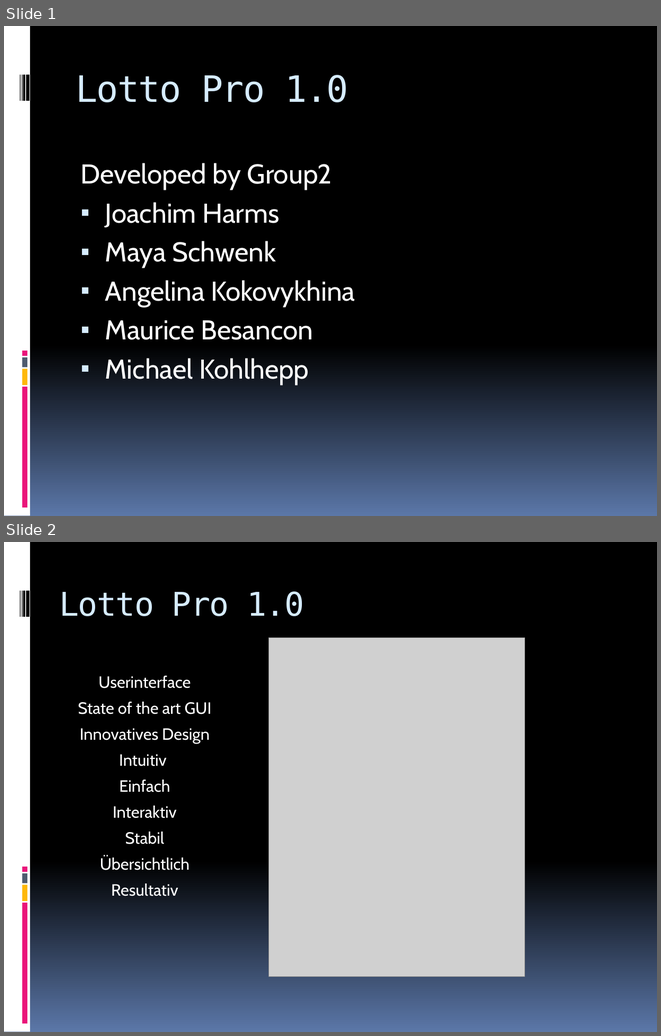
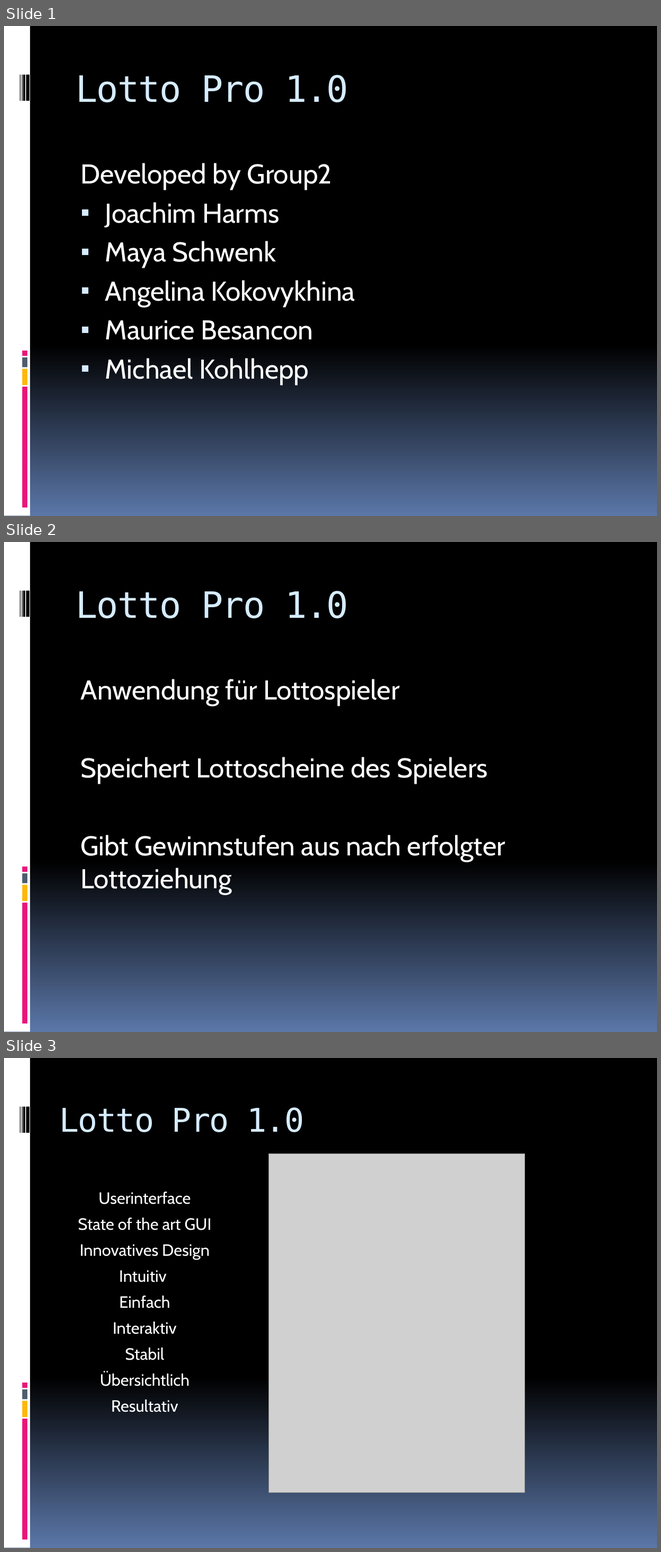
Before and after one commit to m-schwenk/LOTTO, a slide deck: UnsereProjektunterlagen/100. Präsentationsunterlagen/01_PowerPoint_Und_Ablauf/PowerPoint_PublicPresentation001.pptx. Shown one above the other, each under a label of ours: slides 1 and 2 before the commit, slides 1, 2 and 3 after it. The pictures are 661x1036 and 661x1552 pixels, drawn with LibreOffice and Linux fonts; fonts in the diff are those of the drawing; grey boxes stand for pictures. Boxes give left, top, right and bottom in pixels: in the first picture for what was removed or moved away, otherwise in the second. Text is boxed around its words. In the diff, an @@ line names an element or a change of style, - is before the commit and + after.

Commit message:
Powerpoint Präsentation überarbeitet Joachim Harms

```diff
--- a/UnsereProjektunterlagen/100. Präsentationsunterlagen/01_PowerPoint_Und_Ablauf/PowerPoint_PublicPresentation001.pptx
+++ b/UnsereProjektunterlagen/100. Präsentationsunterlagen/01_PowerPoint_Und_Ablauf/PowerPoint_PublicPresentation001.pptx
@@ slide 2 added at [4, 542, 657, 1032], background gradient #000000 to #5B77A8; not listed: 9 template elements that a slide beside it also shows @@
@@ title added at [76, 591, 348, 618], 40 pt, text #D6ECFF @@
+Lotto Pro 1.0
@@ text added at [81, 679, 505, 894], 30 pt, text #FFFFFF @@
+Anwendung für Lottospieler
+Speichert Lottoscheine des Spielers
+Gibt Gewinnstufen aus nach erfolgter Lottoziehung
@@ what was slide 2 is now slide 3 @@
```
